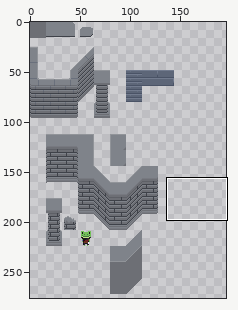
One commit to this sprite sheet: Artwork/TileSets/TileMaps/Dungeon.png. Above: a wide view before the commit, with the close-up outlined.
Close-up. First the earlier version:
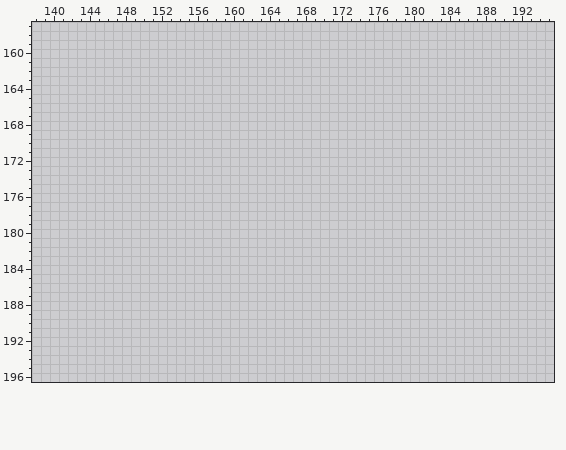
The file is 320x320 pixels. Colours within 5 levels of each other are drawn and written as one. Shown: x 138..195, y 157..196. The wide view leaves out empty margins. The commit also changed other parts of the picture, which this record leaves out.
Once edited:
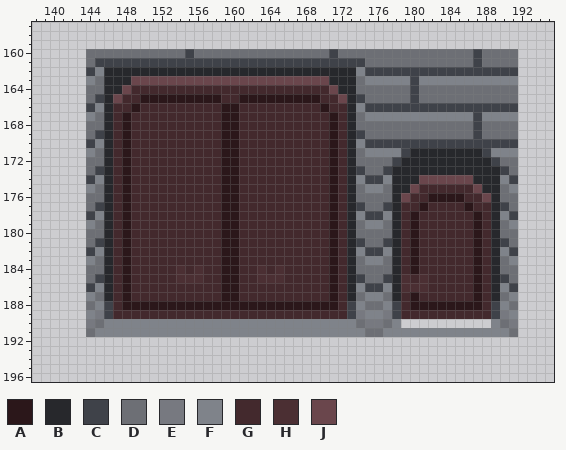
Palette (. is transparent): A #2b171a  B #27282c  C #3f4249  D #6d6f75  E #777980  F #7f838a  G #43292d  H #4b2f33  J #6a464c
What changed:
@@ x 138..195 @@
 159 ..........................................................
-160 ..........................................................
-161 ..........................................................
-162 ..........................................................
-163 ..........................................................
-164 ..........................................................
-165 ..........................................................
-166 ..........................................................
-167 ..........................................................
-168 ..........................................................
-169 ..........................................................
-170 ..........................................................
-171 ..........................................................
-172 ..........................................................
-173 ..........................................................
-174 ..........................................................
-175 ..........................................................
-176 ..........................................................
-177 ..........................................................
-178 ..........................................................
-179 ..........................................................
-180 ..........................................................
-181 ..........................................................
-182 ..........................................................
-183 ..........................................................
-184 ..........................................................
-185 ..........................................................
-186 ..........................................................
-187 ..........................................................
-188 ..........................................................
-189 ..........................................................
-190 ..........................................................
-191 ..........................................................
+160 ......DDDDDDDDDDDCDDDDDDDDDDDDDDDCDDDDDDDDDDDDDDDCDDDD....
+161 ......DCCCCCCCCCCCCCCCCCCCCCCCCCCCCCCDDDDDDDDDDDDCDDDD....
+162 ......CFBBBBBBBBBBBBBBBBBBBBBBBBBBBBFCCCCCCCCCCCCCCCCC....
+163 ......FDBBBJJJJJJJJJJJJJJJJJJJJJJBBBDFFFFFCFFFFFFFFFFF....
+164 ......DDBBJGGGGGGGGGGGGGGGGGGGGGGJBBDDDDDDCDDDDDDDDDDD....
+165 ......DCBJGGAAAAAAAAAGGAAAAAAAAAGGJBCDDDDDCDDDDDDDDDDD....
+166 ......CFBGGAGGGGGGGGGAAGGGGGGGGGAGGBFCCCCCCCCCCCCCCCCC....
+167 ......FDBGAGGGGGGGGGGAAGGGGGGGGGGAGBDFFFFFFFFFFFFCFFFF....
+168 ......DDBGAGGGGGGGGGGAAGGGGGGGGGGAGBDDDDDDDDDDDDDCDDDD....
+169 ......DCBGAGGGGGGGGGGAAGGGGGGGGGGAGBCDDDDDDDDDDDDCDDDD....
+170 ......CFBGAGGGGGGGGGGAAGGGGGGGGGGAGBFCCCCCCCCCCCCCCCCC....
+171 ......FDBGAGGGGGGGGGGAAGGGGGGGGGGAGBDFFFFCBBBBBBBBCFFF....
+172 ......DDBGAGGGGGGGGGGAAGGGGGGGGGGAGBDDDDCBBBBBBBBBBCDD....
+173 ......DCBGAGGGGGGGGGGAAGGGGGGGGGGAGBCDDCBBBBBBBBBBBBCD....
+174 ......CFBGAGGGGGGGGGGAAGGGGGGGGGGAGBFCCFBBBJJJJJJBBBFC....
+175 ......FDBGAGGGGGGGGGGAAGGGGGGGGGGAGBDFFDBBJGGGGGGJBBDF....
+176 ......DDBGAGGGGGGGGGGAAGGGGGGGGGGAGBDDDDBJGGAAAAGGJBDD....
+177 ......DCBGAGGGGGGGGGGAAGGGGGGGGGGAGBCDDCBGGAGGGGAGGBCD....
+178 ......CFBGAGGGGGGGGGGAAGGGGGGGGGGAGBFCCFBGAGGGGGGAGBFC....
+179 ......FDBGAGGGGGGGGGGAAGGGGGGGGGGAGBDFFDBGAGGGGGGAGBDF....
+180 ......DDBGAGGGGGGGGGGAAGGGGGGGGGGAGBDDDDBGAGGGGGGAGBDD....
+181 ......DCBGAGGGGGGGGGGAAGGGGGGGGGGAGBCDDCBGAGGGGGGAGBCD....
+182 ......CFBGAGGGGGGGGGGAAGGGGGGGGGGAGBFCCFBGAGGGGGGAGBFC....
+183 ......FDBGAGGGGGGGGGGAAGGGGGGGGGGAGBDFFDBGAGGGGGGAGBDF....
+184 ......DDBGAGGGGGHGHGGAAGGHGHGGGGGAGBDDDDBGAGGGGGGAGBDD....
+185 ......DCBGAGGGGGHHHGGAAGGHHHGGGGGAGBCDDCBHGHGGGGGAGBCD....
+186 ......CFBGAGGGGGGGGGGAAGGGGGGGGGGAGBFCCFBHHHGGGGGAGBFC....
+187 ......FDBGAGGGGGGGGGGAAGGGGGGGGGGAGBDFFDBGAGGGGGGAGBDF....
+188 ......DFCGAAAAAAAAAAAAAAAAAAAAAAAAGCFDDFCGAAAAAAAAGCFD....
+189 ......FECGGGGGGGGGGGGGGGGGGGGGGGGGGCEFFECGGGGGGGGGGCEF....
+190 ......EDFFFFFFFFFFFFFFFFFFFFFFFFFFFFDEEDF..........FDE....
+191 ......DFFFFFFFFFFFFFFFFFFFFFFFFFFFFFFDDFFFFFFFFFFFFFFD....
 192 ..........................................................
